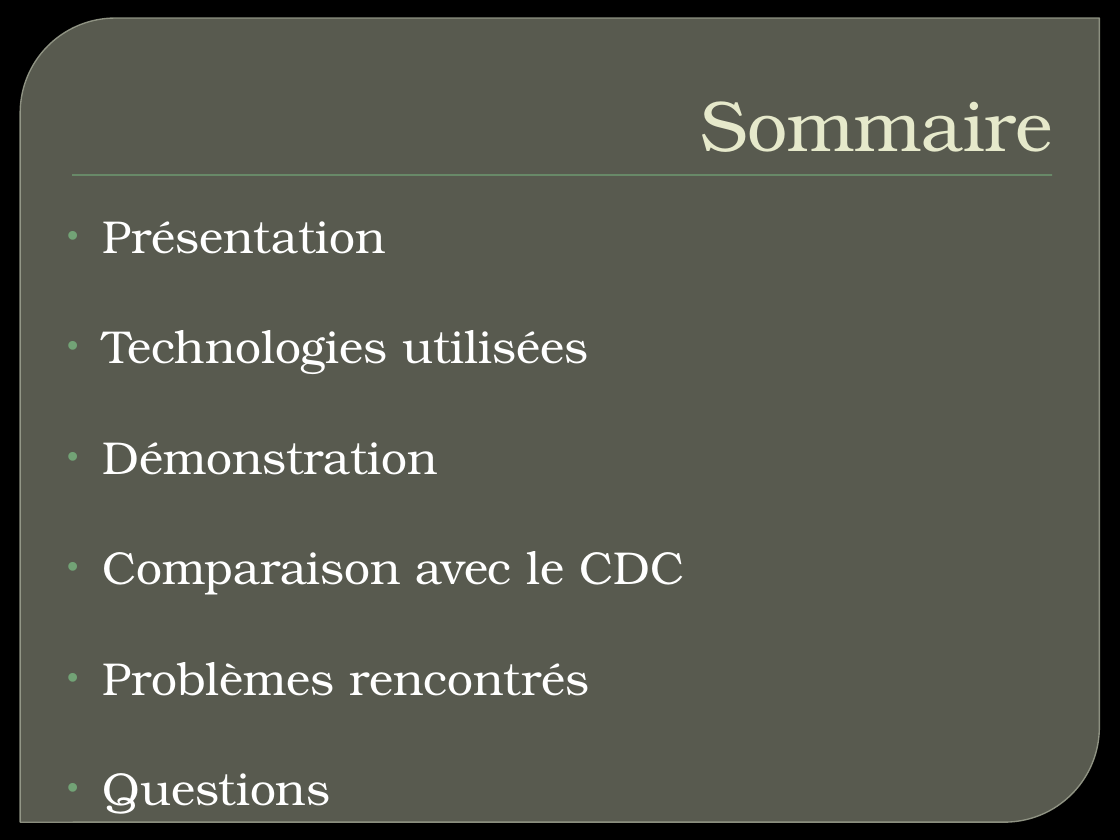
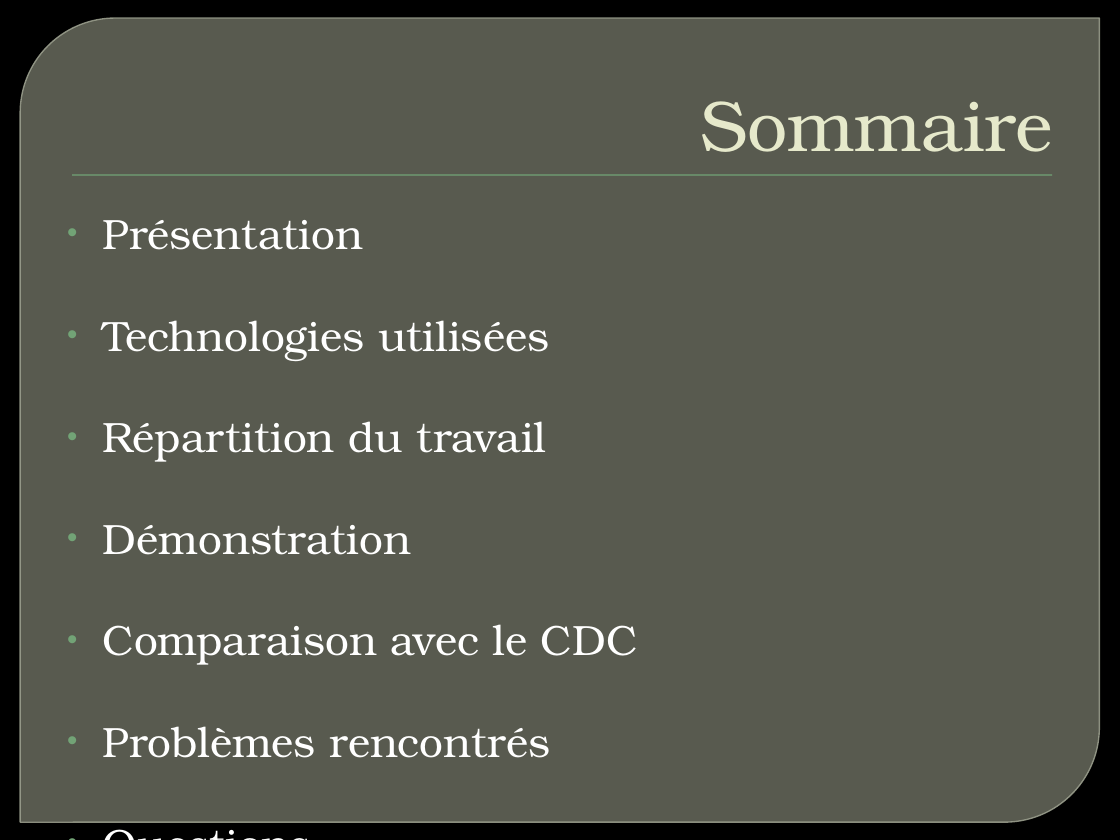
Before and after one commit to maresc-g/linumon, a slide deck: slide 2 of pfa.pptx. Drawn at 1120x840 pixels with LibreOffice and Linux fonts; fonts in the diff are those of the drawing; background and template pictures are left out. Boxes give left, top, right and bottom in pixels: in the first picture for what was removed or moved away, otherwise in the second. Text is boxed around its words. In the diff, an @@ line names an element or a change of style, - is before the commit and + after.

```diff
--- a/pfa.pptx
+++ b/pfa.pptx
@@ text at (103, 220, 638, 758): size 29.6 to 27.2 pt in "Présentation", "Technologies utilisées", "Démonstration", "Comparaison avec le CDC" and 2 more places @@
@@ text at (103, 421, 547, 462): paragraph added @@
+• Répartition du travail
```
Also in this commit, not shown: 1 other slide changed, 1 slide added.
